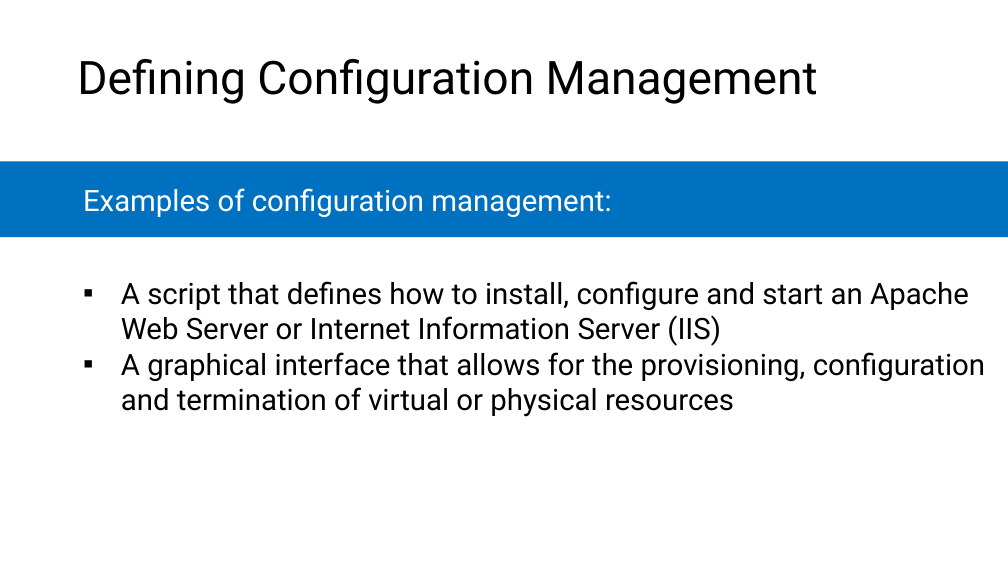
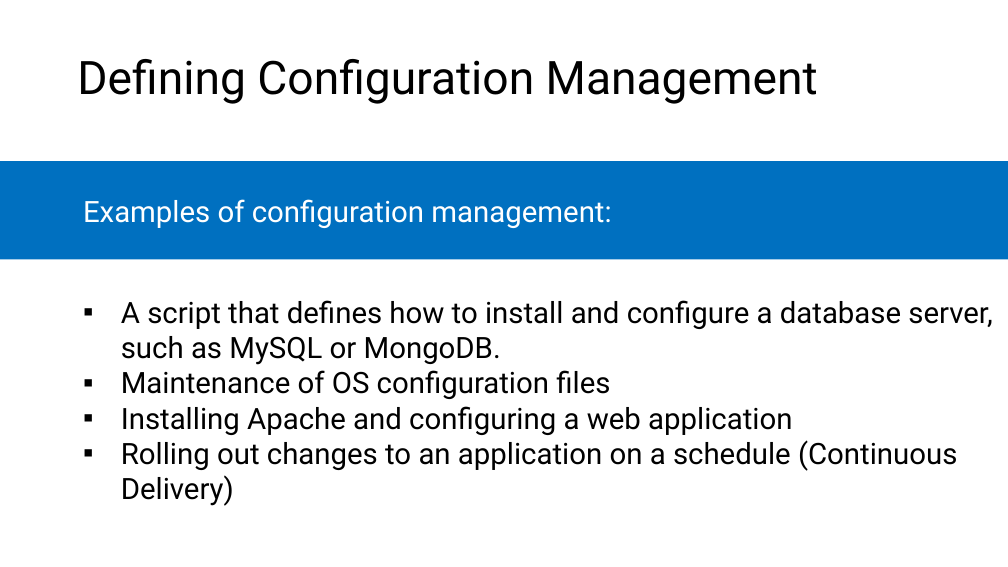
Before and after one commit to microsoft/AcademicContent, a slide deck: slide 5 of Complimentary Course Content/Module7/Lessons/Module7_Lesson2 Configuration Management.pptx (slide 6 before the commit). Drawn at 1008x567 pixels with LibreOffice and Linux fonts; fonts in the diff are those of the drawing. Boxes give left, top, right and bottom in pixels: in the first picture for what was removed or moved away, otherwise in the second. Text is boxed around its words. In the diff, an @@ line names an element or a change of style, - is before the commit and + after.

```diff
--- a/Complimentary Course Content/Module7/Lessons/Module7_Lesson2 Configuration Management.pptx
+++ b/Complimentary Course Content/Module7/Lessons/Module7_Lesson2 Configuration Management.pptx
@@ rectangle "Examples of configuration management:": place and size @@
-rectangle "Examples of configuration management:" at <box>0,161,1008,237</box>
+rectangle "Examples of configuration management:" at <box>0,161,1008,259</box>
@@ text at <box>121,300,992,506</box>: text changed @@
-    ▪ A script that defines how to install, configure and start an Apache Web Server or Internet Information Server (IIS)
-    ▪ A graphical interface that allows for the provisioning, configuration and termination of virtual or physical resources
+    ▪ A script that defines how to install and configure a database server, such as MySQL or MongoDB.
+    ▪ Maintenance of OS configuration files
+    ▪ Installing Apache and configuring a web application
+    ▪ Rolling out changes to an application on a schedule (Continuous Delivery)
```
Also in this commit, not shown: 5 other slides changed, 1 slide removed, 2 other files.
